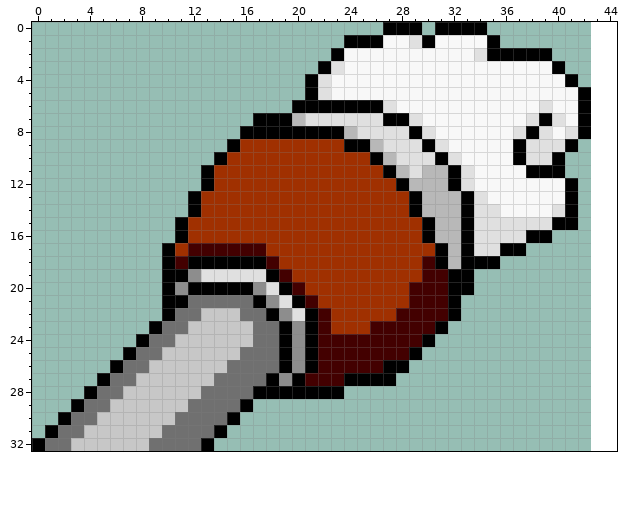
Pixel-art sprite: Gondola-pk3/sprites/MMV/Saturn/HUDs/SATNA0.png. This is how it looked before the edit.
The file is 172x132 pixels, drawn in blocks of 4x4; one block is one cell here. The old version is drawn lined up with the new one, on the new canvas.
The result:
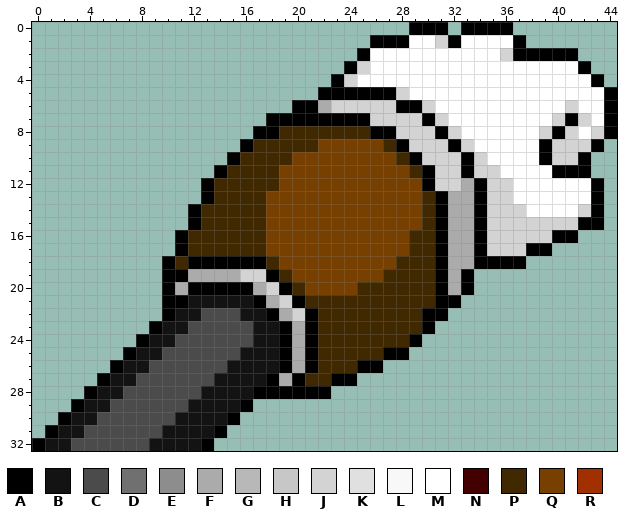
Palette (. is transparent): A #000000  B #131313  C #4b4b4b  D #707070  E #8d8d8d  F #ababab  G #b8b8b8  H #c7c7c7  J #d3d3d3  K #e0e0e0  L #f8f8f8  M #ffffff  N #430000  P #402800  Q #784000  R #a03000
Change:
canvas 43x33 -> 45x33
Changed rows in their new state; - is an unchanged pixel.
first column x 1:
 0 --------------------------..-A-.--AA--------
 1 -----------------------..-AAMMJAMMMMA-------
 2 ----------------------..AMMMMMMMMMMJ---AA---
 3 ---------------------..AJMMMMMMMMMMMMMMMMA--
 4 --------------------..AJMMMMMMMMMMMMMMMMMMA-
 5 --------------------.AAAAAAJMMMMMMMMMMMMMMMA
 6 ---------------------FJJJJJAAJMMMMMMMMMMJMMA
 7 ----------------.--AAAAAAJJJJAJMMMMMMMMJAJMA
 8 ---------------.--PPPPPPPAAJJJAJMMMMMMJAJMJA
 9 --------------.APPPPPQQQQQPAJJJAJMMMMMAJJJA-
10 -------------.APPPPQQQQQQQQPAJJJAJMMMMAJJA--
11 ------------.APPPPQQQQQQQQQQPAJJAJJMMMM-AA--
12 -------------PPPPPQQQQQQQQQQQAJJFAJJMMMMMMA-
13 -----------.APPPPQQQQQQQQQQQQPAFFAJJMMMMMMA-
14 ------------PPPPPQQQQQQQQQQQQPAFFAJJJMMMMJA-
15 ----------.APPPPPQQQQQQQQQQQQPAFFAJJJJJJJAA-
16 -----------PPPPPPQQQQQQQQQQQPPAFFAJJJJJAA---
17 ---------.APPPPPPQQQQQQQQQQQPP-FFAJJJAA-----
18 ----------P------PQQQQQQQQQPPP-FF--AA-------
19 -----------FFFFJJ-PQQQQQQQPPPPAF------------
20 ----------F-----FJ-PQQQQPPPPPPAF------------
21 -----------BBBBB-FJ-PPPPPPPPPPA-------------
22 ----------BBCCCBB-FJ-PPPPPPPPAA.------------
23 ---------BBCCCCCBB-F-PPPPPPPPA.-------------
24 --------BBCCCCCCBB-F-PPPPPPPA.--------------
25 -------BBCCCCCCBBB-F-PPPPPAA.---------------
26 ------BBCCCCCCBBBB-F-PPPAA..----------------
27 -----BBCCCCCCBBBB-F-PPA-...-----------------
28 ----BBCCCCCCBBBB------.---------------------
29 ---BBCCCCCCBBBB-----------------------------
30 --BBCCCCCCBBBB------------------------------
31 -BBCCCCCCBBBB-------------------------------
32 BBCCCCCCBBBB--------------------------------
Pixel boxes of the changes (left, top, right, bottom) in both pictures:
changed: (45, 22, 617, 451)
